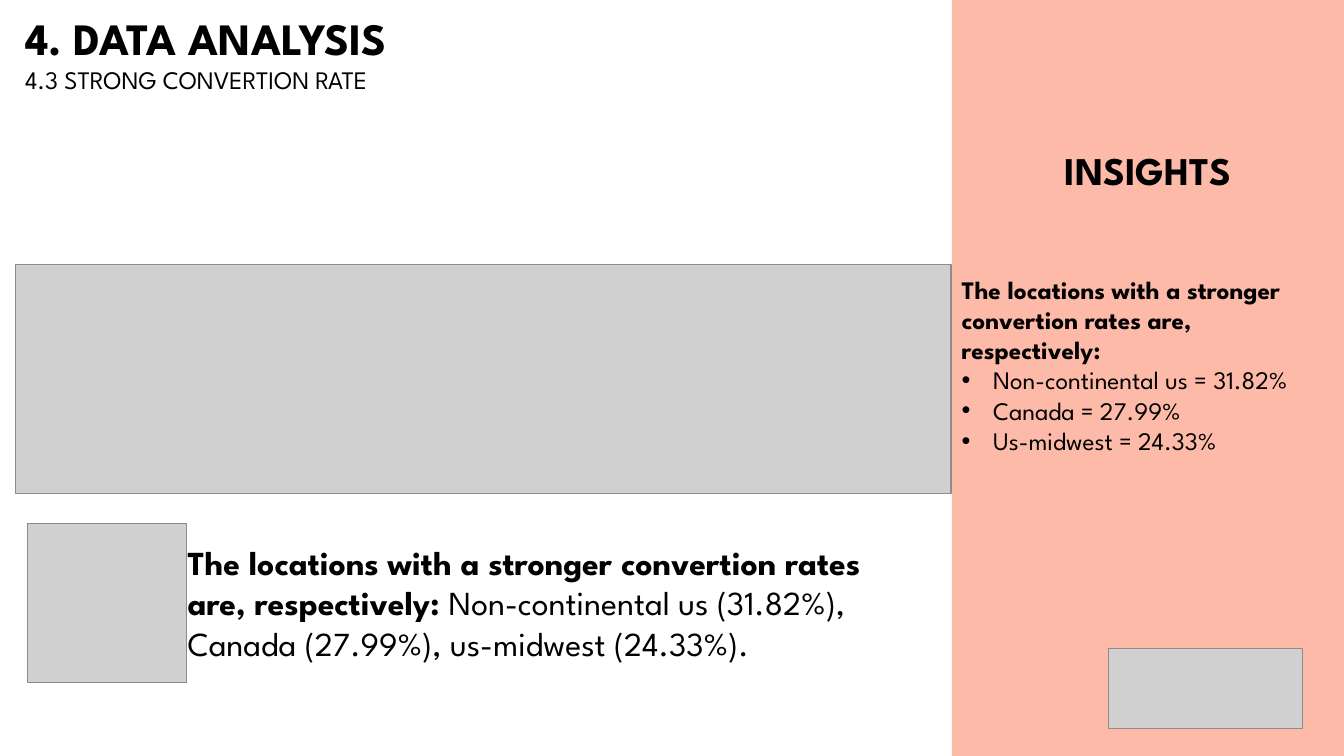
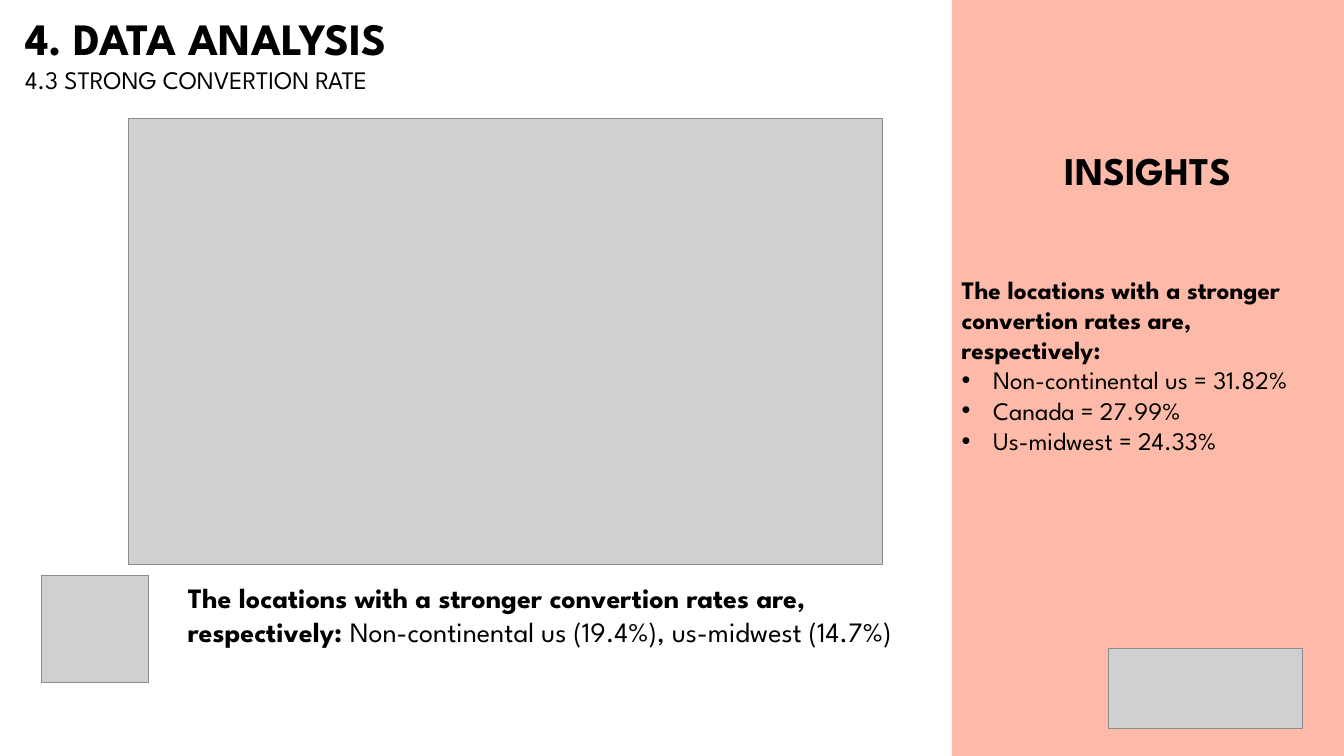
Before and after one commit to bbucalonserra/sales-membership-analysis, a slide deck: slide 32 of presentation.pptx (slide 28 before the commit). Drawn at 1344x756 pixels with LibreOffice and Linux fonts; fonts in the diff are those of the drawing; grey boxes stand for pictures. Boxes give left, top, right and bottom in pixels: in the first picture for what was removed or moved away, otherwise in the second. Text is boxed around its words. In the diff, an @@ line names an element or a change of style, - is before the commit and + after.

```diff
--- a/presentation.pptx
+++ b/presentation.pptx
@@ picture added at [128, 119, 883, 565] @@
@@ picture removed at [15, 265, 951, 494] @@
@@ picture: place and size @@
-picture at [27, 523, 187, 683]
+picture at [41, 576, 148, 683]
@@ text at [188, 588, 892, 648]: text changed; size 24 to 20 pt; bold on @@
-The locations with a stronger convertion rates are, respectively: Non-continental us (31.82%), Canada (27.99%), us-midwest (24.33%).
+The locations with a stronger convertion rates are, respectively: Non-continental us (19.4%), us-midwest (14.7%)
```
Also in this commit, not shown: 10 other slides changed, 7 slides added, 2 other files.
